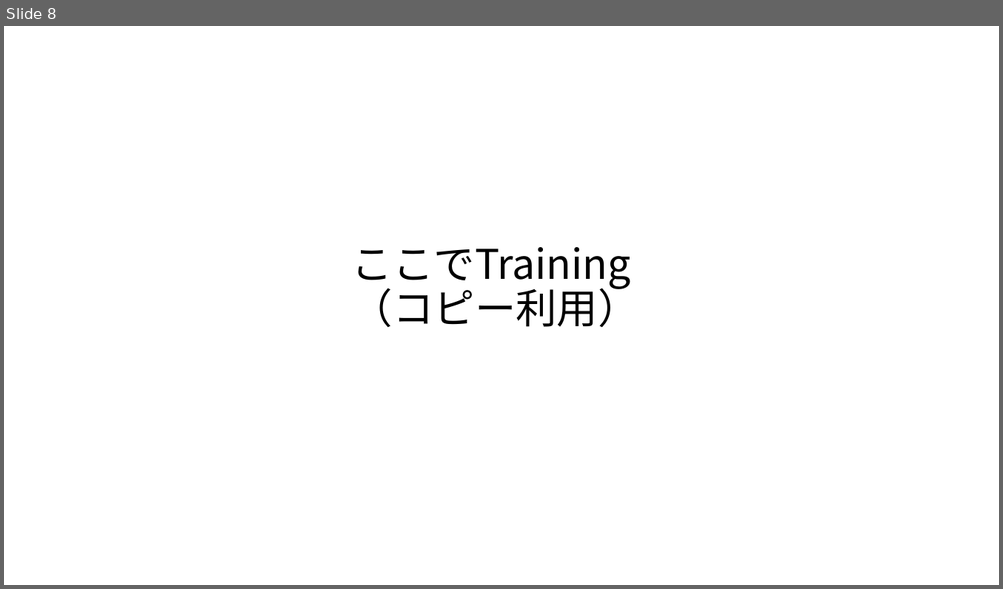
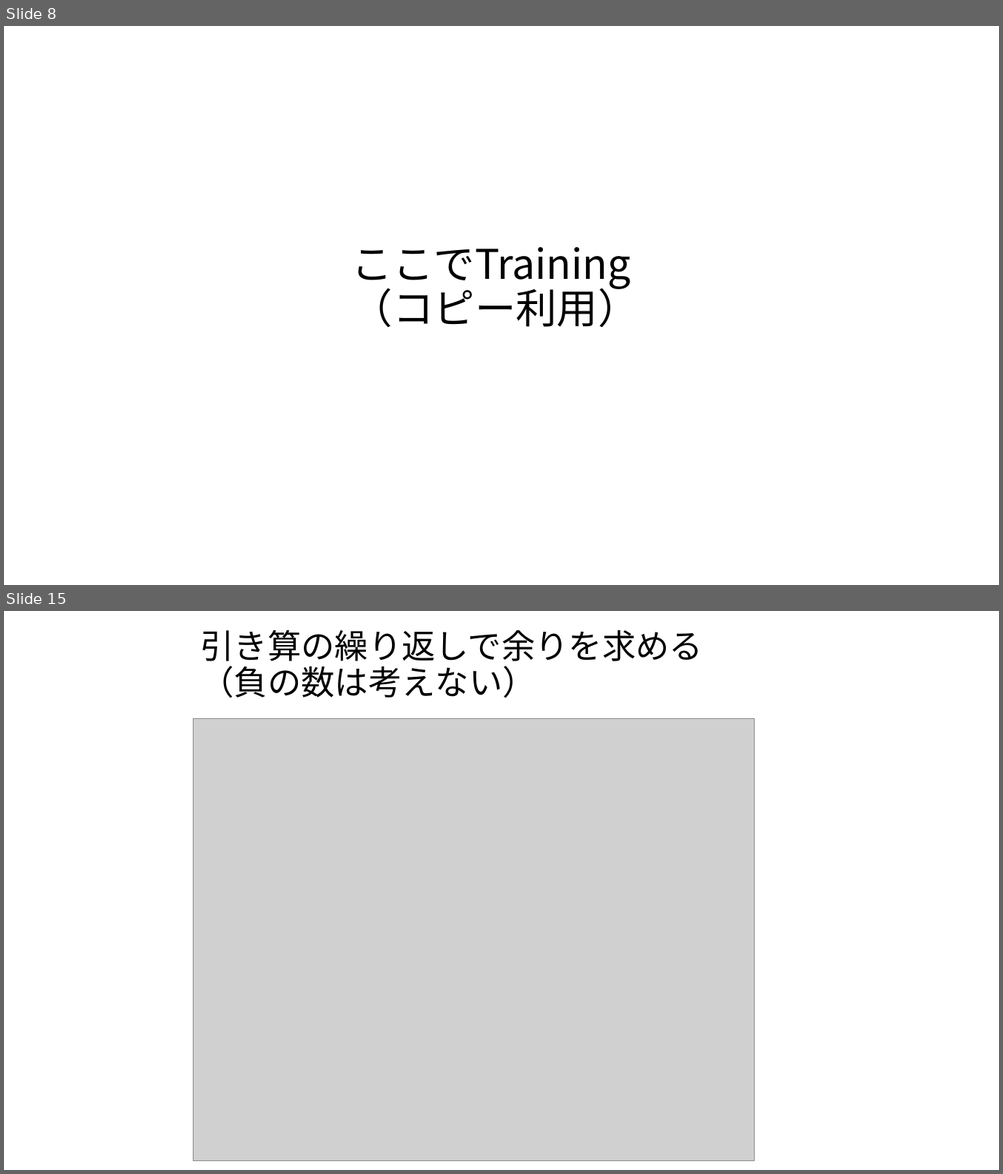
Before and after one commit to masakage/algorithm, a slide deck: docs/第4回繰り返し処理.pptx. Shown one above the other, each under a label of ours: slide 8 before the commit, slides 8 and 15 after it; the slides between them are not shown. The pictures are 1003x589 and 1003x1174 pixels, drawn with LibreOffice and Linux fonts; fonts in the diff are those of the drawing; grey boxes stand for pictures. Boxes give left, top, right and bottom in pixels: in the first picture for what was removed or moved away, otherwise in the second. Text is boxed around its words. In the diff, an @@ line names an element or a change of style, - is before the commit and + after.

```diff
--- a/docs/第4回繰り返し処理.pptx
+++ b/docs/第4回繰り返し処理.pptx
@@ slide 15 added at <box>4,611,999,1170</box>, background #FFFFFF @@
@@ title added at <box>200,629,703,698</box>, 32.4 pt, text #000000 @@
+引き算の繰り返しで余りを求める
+（負の数は考えない）
@@ picture added at <box>193,718,754,1162</box> @@
```
Also in this commit, not shown: 2 slides changed, 6 other slides added, 4 other files.
